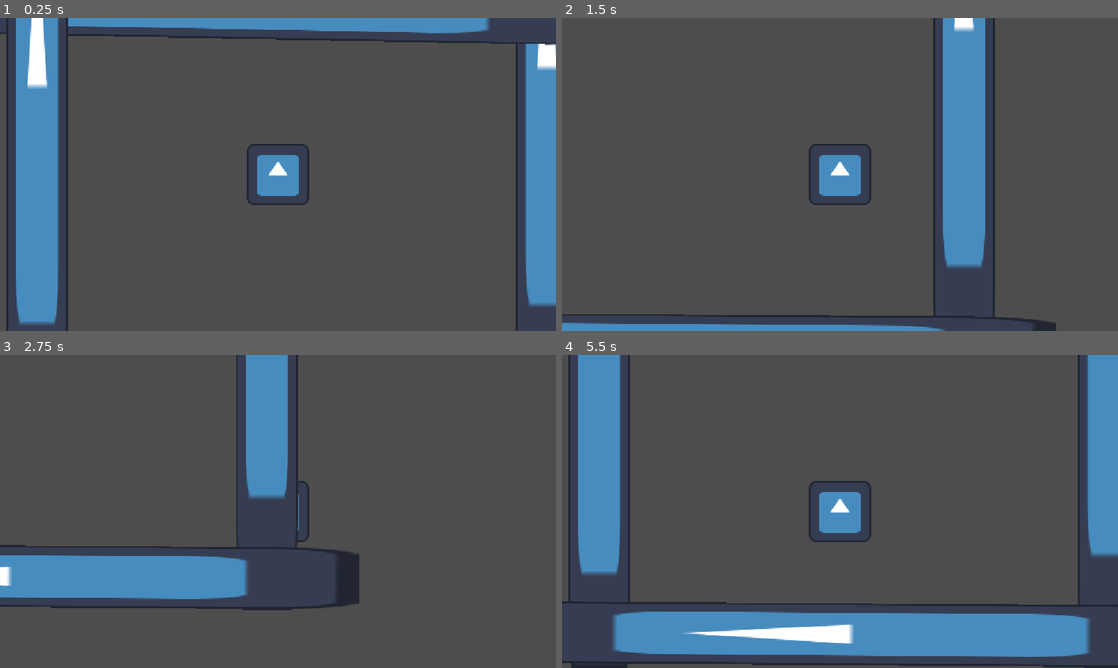
Above: before the commit, frames 1-4 (two rows, left to right).
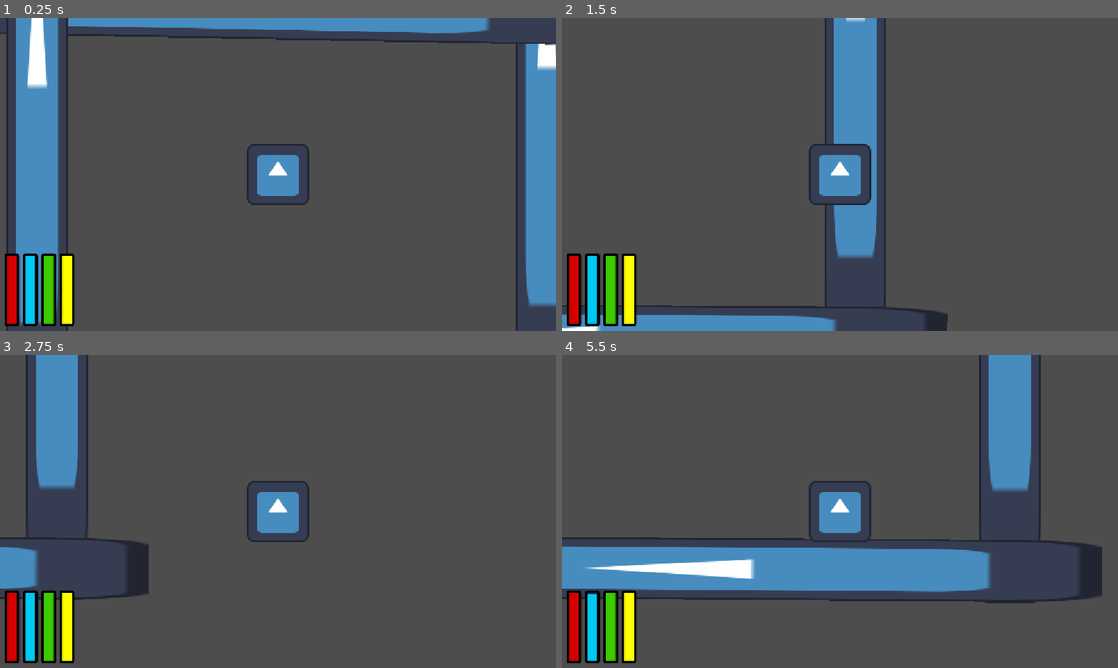
Above: after the commit, the same moments.

Repository: NolanVoke/Survival-Game-thing
Game: Godot game, scene res://main.tscn
Same seed, same stepped clock (60 frames per second), same inputs: the game is played once before the commit and once after it. The engine's default icon, where the game draws it, is replaced by a stand-in: a white triangle on a blue panel in a dark square.
Inputs (mouse positions are in pixels of both pictures, inside the frame that each line leads up to):
- Up to frame 1 (0.25 s): no input
- Up to frame 2 (1.5 s): tap Enter at 0.5 s; move the mouse to (962, 158) at 0.52 s; hold D (move_right) 0.53-1.28 s; hold Shift (sprint, bound only after the commit) 0.53-1.28 s; click (962, 158) at 0.67 s; move the mouse to (728, 190) at 1.27 s; hold S (move_down) from 1.28 s (still down); tap Shift (sprint, bound only after the commit) at 1.35 s
- Up to frame 3 (2.75 s): move the mouse to (333, 442) at 2.02 s; release S (move_down) at 2.03 s; hold D (move_right) from 2.03 s (still down); hold Shift (sprint, bound only after the commit) from 2.03 s (still down); tap Alt at 2.1 s
- Up to frame 4 (5.5 s): move the mouse to (812, 574) at 2.77 s; release D (move_right) at 2.78 s; release Shift (sprint, bound only after the commit) at 2.78 s; hold W (move_forward) 2.78-3.53 s; tap Shift (sprint, bound only after the commit) at 2.85, 4.55 s; click (812, 574) at 2.92 s; move the mouse to (1006, 558) at 3.52 s; hold Shift (sprint, bound only after the commit) 3.53-4.28 s; hold A (move_left) 3.53-5.03 s; move the mouse to (673, 464) at 4.27 s; tap Alt at 4.35 s; move the mouse to (867, 511) at 5.02 s; hold S (move_down) from 5.03 s (still down); hold Shift (sprint, bound only after the commit) from 5.03 s (still down); click (867, 511) at 5.17 s

The runs differ from the first frame. In frame 1, 2.5% of the frame differs, in the area x 0-14%, y 75-99%; in frame 2, 17%; in frame 3, 18%; in frame 4, 40%, in the area x 0-100%, y 0-100%.

Commit message:
I added health, thirst, hunger, and energy bars. I also added sprinting.

Diff:
--- /dev/null
+++ b/hud.gd
@@ -0,0 +1,19 @@
+extends CanvasLayer
+@export var stats: Node
+
+@onready var bars = {
+	"health": $MarginContainer/HBoxContainer/HealthBar,
+	"thirst": $MarginContainer/HBoxContainer/ThirstBar,
+	"hunger": $MarginContainer/HBoxContainer/HungerBar,
+	"energy": $MarginContainer/HBoxContainer/EnergyBar
+}
+
+# Called when the node enters the scene tree for the first time.
+func _ready() -> void:
+	stats.changed.connect(_on_stat_changed)
+
+	for stat_name in bars:
+		bars[stat_name].value = stats.get(stat_name)
+
+func _on_stat_changed(stat_name, value):
+	bars[stat_name].value = value
--- a/main.tscn
+++ b/main.tscn
@@ -2,44 +2,176 @@
 
 [ext_resource type="Script" uid="uid://bnoye4i6kahp8" path="res://player.gd" id="1_0xm2m"]
 [ext_resource type="Texture2D" uid="uid://dt6v7w1pg3gu1" path="res://icon.svg" id="2_h2yge"]
+[ext_resource type="Script" uid="uid://csnqwoevfsbgl" path="res://status.gd" id="3_h2yge"]
+[ext_resource type="Script" uid="uid://d1j1ebxxhjonw" path="res://hud.gd" id="4_1bvp3"]
 
 [sub_resource type="RectangleShape2D" id="RectangleShape2D_qyvxr"]
 size = Vector2(128, 128)
 
+[sub_resource type="StyleBoxFlat" id="StyleBoxFlat_8o45a"]
+bg_color = Color(0, 0, 0, 1)
+corner_radius_top_left = 4
+corner_radius_top_right = 4
+corner_radius_bottom_right = 4
+corner_radius_bottom_left = 4
+
+[sub_resource type="StyleBoxFlat" id="StyleBoxFlat_jp26k"]
+bg_color = Color(0.83137256, 0, 0, 1)
+border_width_left = 5
+border_width_top = 5
+border_width_right = 5
+border_width_bottom = 5
+border_color = Color(0, 0, 0, 1)
+corner_radius_top_left = 4
+corner_radius_top_right = 4
+corner_radius_bottom_right = 4
+corner_radius_bottom_left = 4
+
+[sub_resource type="StyleBoxFlat" id="StyleBoxFlat_b260e"]
+bg_color = Color(0, 0, 0, 1)
+corner_radius_top_left = 4
+corner_radius_top_right = 4
+corner_radius_bottom_right = 4
+corner_radius_bottom_left = 4
+
+[sub_resource type="StyleBoxFlat" id="StyleBoxFlat_de4uc"]
+bg_color = Color(3.85046e-07, 0.7839616, 0.94615024, 1)
+border_width_left = 5
+border_width_top = 5
+border_width_right = 5
+border_width_bottom = 5
+border_color = Color(0, 0, 0, 1)
+corner_radius_top_left = 4
+corner_radius_top_right = 4
+corner_radius_bottom_right = 4
+corner_radius_bottom_left = 4
+
+[sub_resource type="StyleBoxFlat" id="StyleBoxFlat_yvm18"]
+bg_color = Color(0, 0, 0, 1)
+corner_radius_top_left = 4
+corner_radius_top_right = 4
+corner_radius_bottom_right = 4
+corner_radius_bottom_left = 4
+
+[sub_resource type="StyleBoxFlat" id="StyleBoxFlat_5qxqg"]
+bg_color = Color(0.24154785, 0.7919759, 3.85046e-07, 1)
+border_width_left = 5
+border_width_top = 5
+border_width_right = 5
+border_width_bottom = 5
+border_color = Color(0, 0, 0, 1)
+corner_radius_top_left = 4
+corner_radius_top_right = 4
+corner_radius_bottom_right = 4
+corner_radius_bottom_left = 4
+
+[sub_resource type="StyleBoxFlat" id="StyleBoxFlat_xxs8r"]
+bg_color = Color(0, 0, 0, 1)
+corner_radius_top_left = 4
+corner_radius_top_right = 4
+corner_radius_bottom_right = 4
+corner_radius_bottom_left = 4
+corner_detail = 20
+
+[sub_resource type="StyleBoxFlat" id="StyleBoxFlat_2hocj"]
+bg_color = Color(1, 1, 0, 1)
+border_width_left = 5
+border_width_top = 5
+border_width_right = 5
+border_width_bottom = 5
+border_color = Color(0, 0, 0, 1)
+corner_radius_top_left = 4
+corner_radius_top_right = 4
+corner_radius_bottom_right = 4
+corner_radius_bottom_left = 4
+
 [node name="Main" type="Node2D" unique_id=1709930304]
 
-[node name="level1" type="Node2D" parent="." unique_id=1591446170]
+[node name="world" type="Node2D" parent="." unique_id=1591446170]
 
-[node name="Player" type="CharacterBody2D" parent="level1" unique_id=2029481407]
-script = ExtResource("1_0xm2m")
-
-[node name="Sprite-player" type="Sprite2D" parent="level1/Player" unique_id=1770682198]
-texture = ExtResource("2_h2yge")
-
-[node name="CollisionShape2D" type="CollisionShape2D" parent="level1/Player" unique_id=1264102067]
-position = Vector2(-1, -1)
-shape = SubResource("RectangleShape2D_qyvxr")
-
-[node name="Camera2D" type="Camera2D" parent="level1/Player" unique_id=1578094150]
-
-[node name="Sprite2D" type="Sprite2D" parent="level1" unique_id=1945991166]
+[node name="Sprite2D" type="Sprite2D" parent="world" unique_id=1945991166]
 position = Vector2(557, -244)
 scale = Vector2(1, 11.68)
 texture = ExtResource("2_h2yge")
 
-[node name="Sprite2D2" type="Sprite2D" parent="level1" unique_id=2098717070]
+[node name="Sprite2D2" type="Sprite2D" parent="world" unique_id=2098717070]
 position = Vector2(-32.000004, -344)
 rotation = 1.5893067
 scale = Vector2(1, 11.68)
 texture = ExtResource("2_h2yge")
 
-[node name="Sprite2D3" type="Sprite2D" parent="level1" unique_id=604981769]
+[node name="Sprite2D3" type="Sprite2D" parent="world" unique_id=604981769]
 position = Vector2(-499, -206.00002)
 scale = Vector2(1, 11.68)
 texture = ExtResource("2_h2yge")
 
-[node name="Sprite2D4" type="Sprite2D" parent="level1" unique_id=548668010]
+[node name="Sprite2D4" type="Sprite2D" parent="world" unique_id=548668010]
 position = Vector2(1.5258789e-05, 434.00006)
 rotation = -1.5639242
 scale = Vector2(1, 11.68)
 texture = ExtResource("2_h2yge")
+
+[node name="Player" type="CharacterBody2D" parent="." unique_id=1965331852]
+script = ExtResource("1_0xm2m")
+
+[node name="Sprite-player" type="Sprite2D" parent="Player" unique_id=296603255]
+texture = ExtResource("2_h2yge")
+
+[node name="CollisionShape2D" type="CollisionShape2D" parent="Player" unique_id=1713362626]
+position = Vector2(-1, -1)
+shape = SubResource("RectangleShape2D_qyvxr")
+
+[node name="Camera2D" type="Camera2D" parent="Player" unique_id=621931833]
+
+[node name="status" type="Node2D" parent="Player" unique_id=983465378]
+script = ExtResource("3_h2yge")
+
+[node name="HUD" type="CanvasLayer" parent="." unique_id=1114390393 node_paths=PackedStringArray("stats")]
+script = ExtResource("4_1bvp3")
+stats = NodePath("../Player/status")
+
+[node name="MarginContainer" type="MarginContainer" parent="HUD" unique_id=173576568]
+anchors_preset = 2
+anchor_top = 1.0
+anchor_bottom = 1.0
+offset_top = -120.0
+offset_right = 40.0
+grow_vertical = 0
+theme_override_constants/margin_left = 10
+theme_override_constants/margin_bottom = 10
+
+[node name="HBoxContainer" type="HBoxContainer" parent="HUD/MarginContainer" unique_id=1434126047]
+layout_mode = 2
+theme_override_constants/separation = 8
+
+[node name="HealthBar" type="ProgressBar" parent="HUD/MarginContainer/HBoxContainer" unique_id=394033662]
+custom_minimum_size = Vector2(30, 150)
+layout_mode = 2
+theme_override_styles/background = SubResource("StyleBoxFlat_8o45a")
+theme_override_styles/fill = SubResource("StyleBoxFlat_jp26k")
+fill_mode = 3
+show_percentage = false
+
+[node name="ThirstBar" type="ProgressBar" parent="HUD/MarginContainer/HBoxContainer" unique_id=794790994]
+custom_minimum_size = Vector2(30, 150)
+layout_mode = 2
+theme_override_styles/background = SubResource("StyleBoxFlat_b260e")
+theme_override_styles/fill = SubResource("StyleBoxFlat_de4uc")
+fill_mode = 3
+show_percentage = false
+
+[node name="HungerBar" type="ProgressBar" parent="HUD/MarginContainer/HBoxContainer" unique_id=1692305636]
+custom_minimum_size = Vector2(30, 150)
+layout_mode = 2
+theme_override_styles/background = SubResource("StyleBoxFlat_yvm18")
+theme_override_styles/fill = SubResource("StyleBoxFlat_5qxqg")
+fill_mode = 3
+show_percentage = false
+
+[node name="EnergyBar" type="ProgressBar" parent="HUD/MarginContainer/HBoxContainer" unique_id=1413353554]
+custom_minimum_size = Vector2(30, 150)
+layout_mode = 2
+theme_override_styles/background = SubResource("StyleBoxFlat_xxs8r")
+theme_override_styles/fill = SubResource("StyleBoxFlat_2hocj")
+fill_mode = 3
+show_percentage = false
--- a/player.gd
+++ b/player.gd
@@ -13,5 +13,8 @@
 
 func _physics_process(delta: float) -> void:
 	var input_dir := Input.get_vector("move_left", "move_right", "move_forward", "move_down")
-	velocity = input_dir * SPEED
+	if Input.is_action_pressed("sprint"):
+		velocity = input_dir * SPEED * 1.75
+	else:
+		velocity = input_dir * SPEED
 	move_and_slide()
--- a/project.godot
+++ b/project.godot
@@ -54,6 +54,11 @@
 , Object(InputEventKey,"resource_local_to_scene":false,"resource_name":"","device":16,"window_id":0,"alt_pressed":false …(186 unchanged characters)…
 ]
 }
+sprint={
+"deadzone": 0.2,
+"events": [Object(InputEventKey,"resource_local_to_scene":false,"resource_name":"","device":16,"window_id":0,"alt_pressed":false,"shift_pressed":false,"ctrl_pressed":false,"meta_pressed":false,"pressed":false,"keycode":0,"physical_keycode":4194325,"key_label":0,"unicode":0,"location":0,"echo":false,"script":null)
+]
+}
 
 [physics]
 
--- /dev/null
+++ b/status.gd
@@ -0,0 +1,48 @@
+extends Node2D
+
+signal changed(stat, value)
+
+#status + status watchers
+var health := 100.0:
+	set(v):
+		health = clamp(v, 0, 100)
+		changed.emit("health", health)
+var thirst := 100.0:
+	set(v):
+		thirst = clamp(v, 0, 100)
+		changed.emit("thirst", thirst)
+var hunger := 100.0:
+	set(v):
+		hunger = clamp(v, 0, 100)
+		changed.emit("hunger", hunger)
+var energy := 100.0:
+	set(v):
+		energy = clamp(v, 0, 100)
+		changed.emit("energy", energy)
+
+#status change rates
+const HUNGERRATE = 0.0556
+const THIRSTRATE = 0.111
+const ENERGYRATE = 0.0278
+const HEALTHLOSSRATE = 1.67
+
+# Called when the node enters the scene tree for the first time.
+func _ready() -> void:
+	pass # Replace with function body.
+
+
+# Called every frame. 'delta' is the elapsed time since the previous frame.
+func _process(delta: float) -> void:
+	hunger -= HUNGERRATE * delta
+	thirst -= THIRSTRATE * delta
+	if Input.is_action_pressed("sprint"):
+		energy -= ENERGYRATE * delta * 2
+	else:
+		energy -= ENERGYRATE * delta
+
+	if hunger == 0:
+		health -= HEALTHLOSSRATE * delta
+	if thirst == 0:
+		health -= HEALTHLOSSRATE * delta
+	if energy == 0:
+		health -= HEALTHLOSSRATE * delta
Not shown, added: hud.gd.uid
Not shown, added: status.gd.uid
